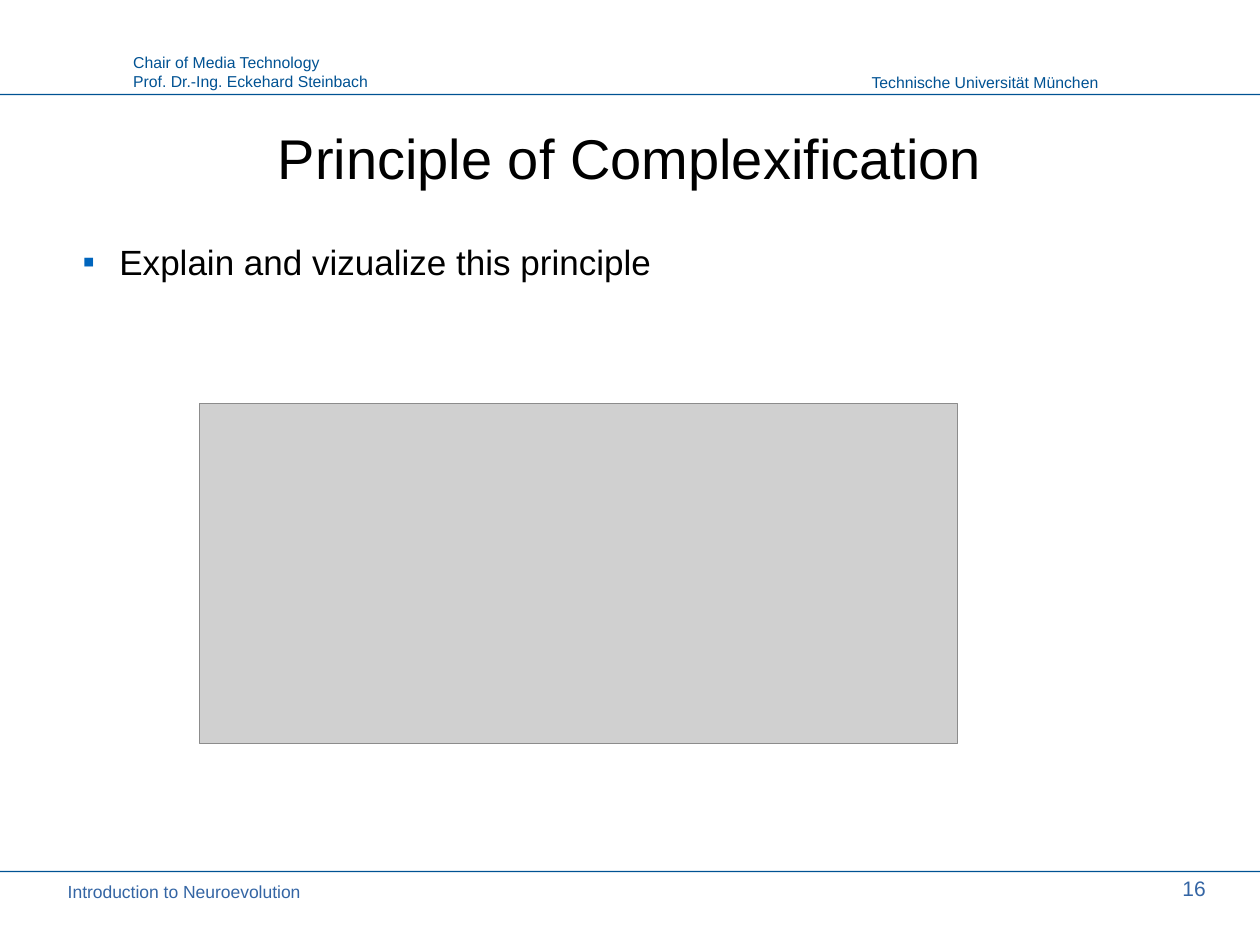
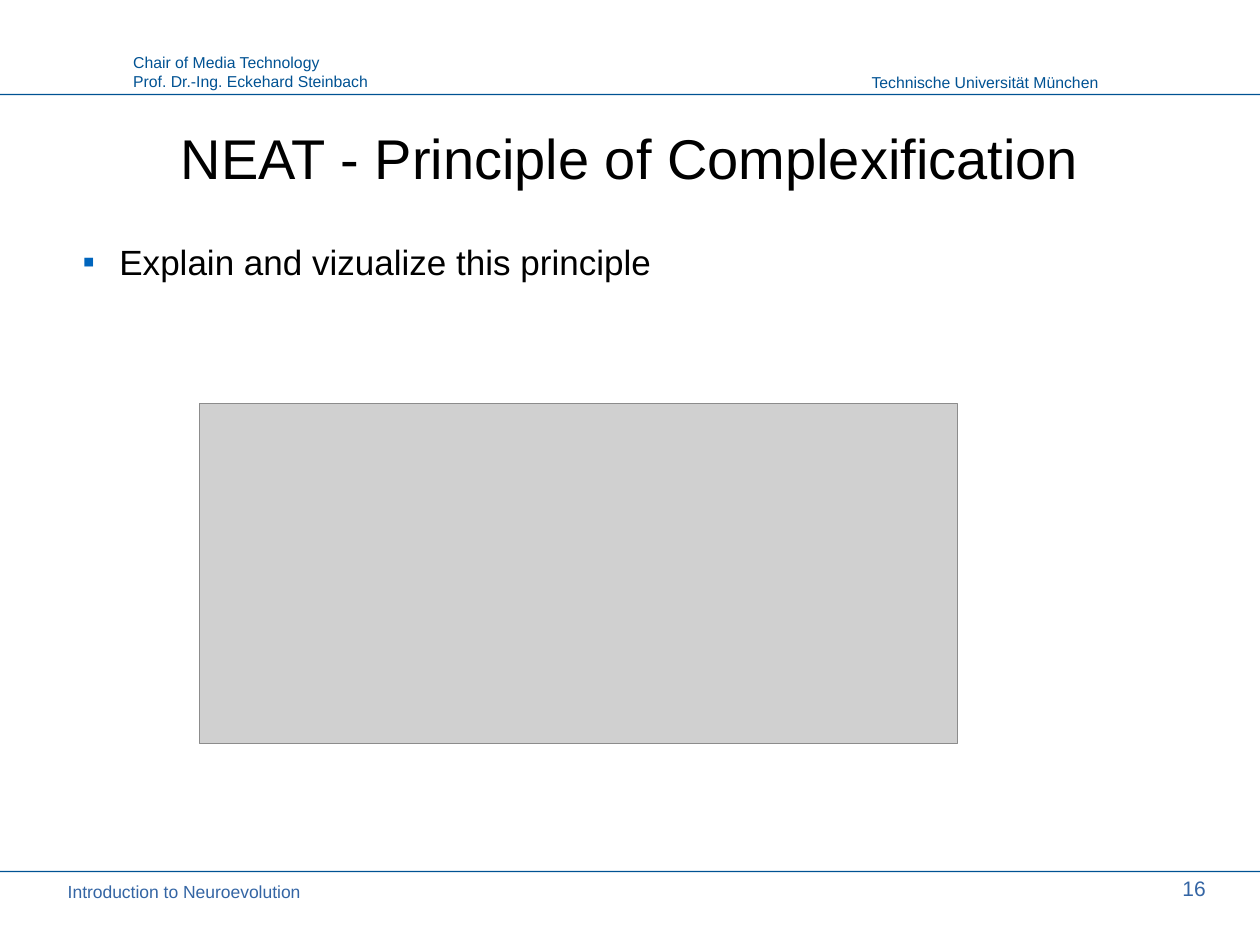
Before and after one commit to PaulPauls/Neuroevolution_of_Augmenting_Topologies_Paper, a slide deck: slide 16 of presentation/neuroevolution_presentation.odp. Drawn at 1260x945 pixels with LibreOffice and Linux fonts; fonts in the diff are those of the drawing; grey boxes stand for pictures; background and template pictures are left out. Boxes give left, top, right and bottom in pixels: in the first picture for what was removed or moved away, otherwise in the second. Text is boxed around its words. In the diff, an @@ line names an element or a change of style, - is before the commit and + after.

```diff
--- a/presentation/neuroevolution_presentation.odp
+++ b/presentation/neuroevolution_presentation.odp
@@ title at [181,138,1078,190]: text changed @@
-Principle of Complexification
+NEAT - Principle of Complexification
```
Also in this commit, not shown: 8 other slides changed, 1 slide added.
